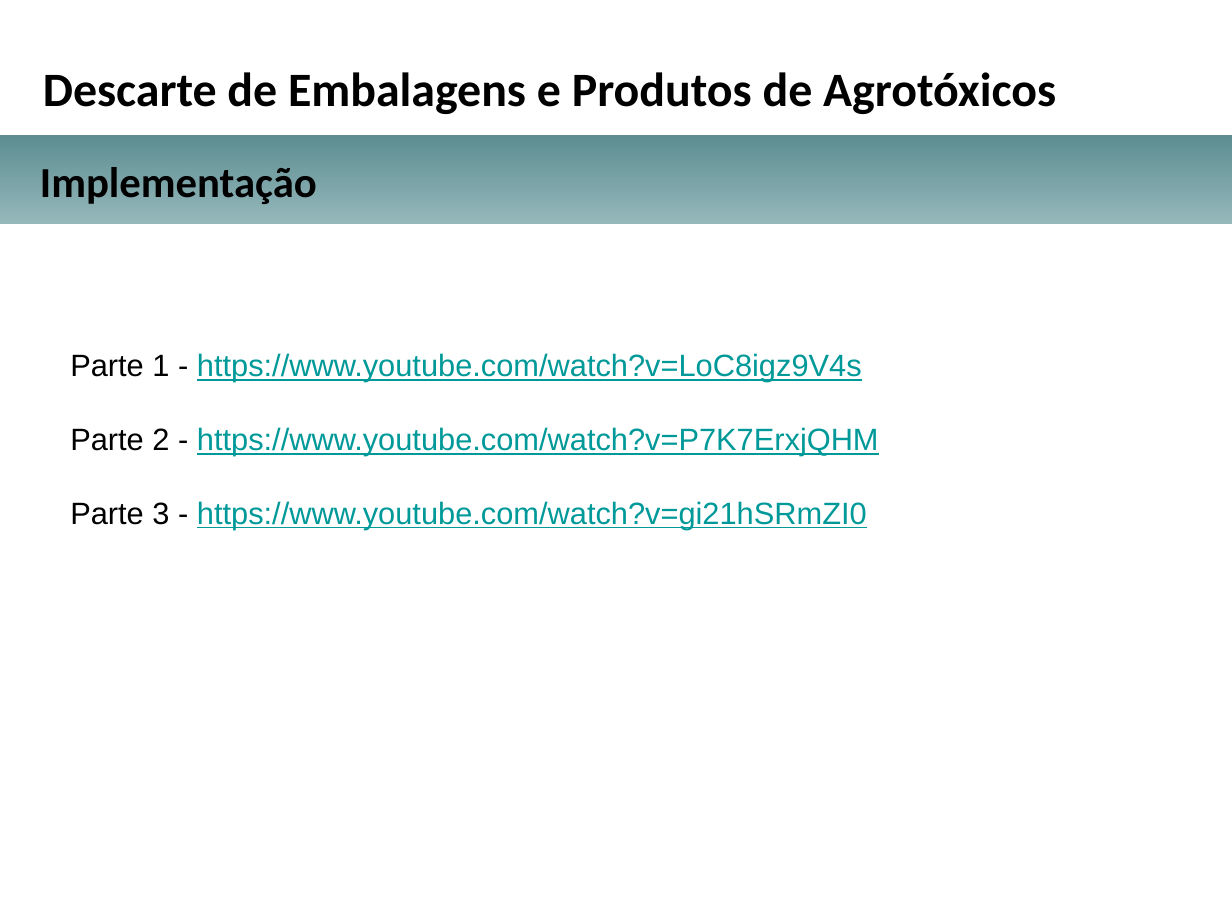
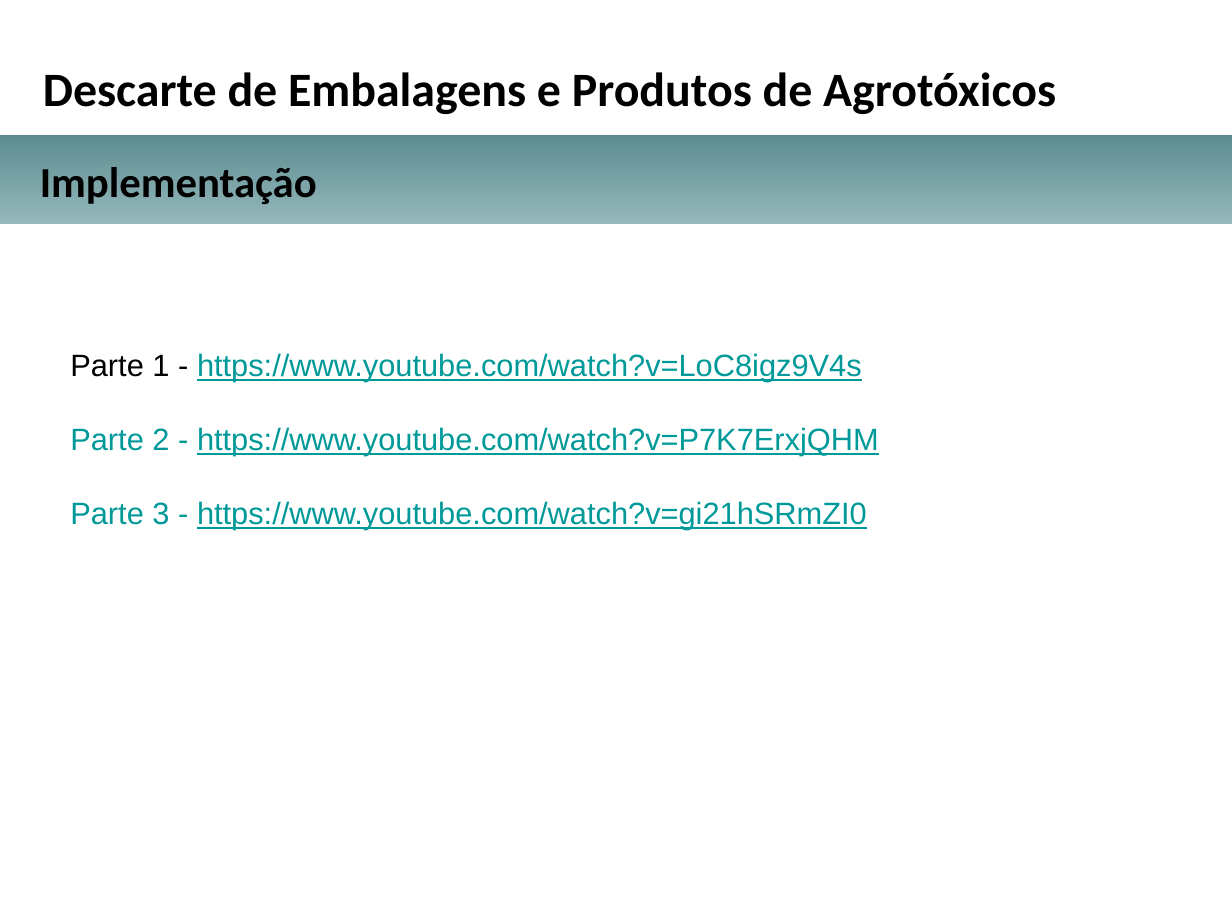
Before and after one commit to michellerodrigues/AgendamentoLambda, a slide deck: slide 19 of docs_tcc/apresentacao_projeto_arquitetural_TCC.pptx (slide 12 before the commit). Drawn at 1232x924 pixels with LibreOffice and Linux fonts; fonts in the diff are those of the drawing; background and template pictures are left out. Boxes give left, top, right and bottom in pixels: in the first picture for what was removed or moved away, otherwise in the second. Text is boxed around its words. In the diff, an @@ line names an element or a change of style, - is before the commit and + after.

```diff
--- a/docs_tcc/apresentacao_projeto_arquitetural_TCC.pptx
+++ b/docs_tcc/apresentacao_projeto_arquitetural_TCC.pptx
@@ text at (70,427,879,529): text colour #000000 to #009999 in "Parte 2 -", "Parte 3 -" @@
```
Also in this commit, not shown: 2 other slides changed, 7 slides added, 2 other files.
